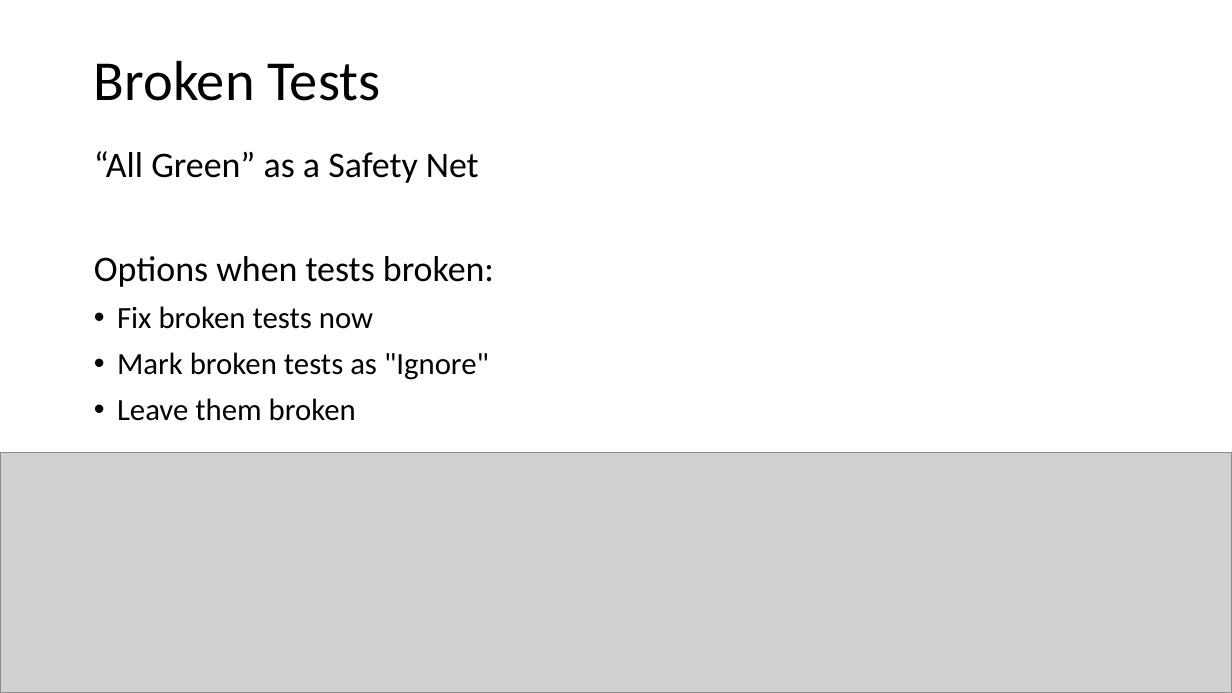
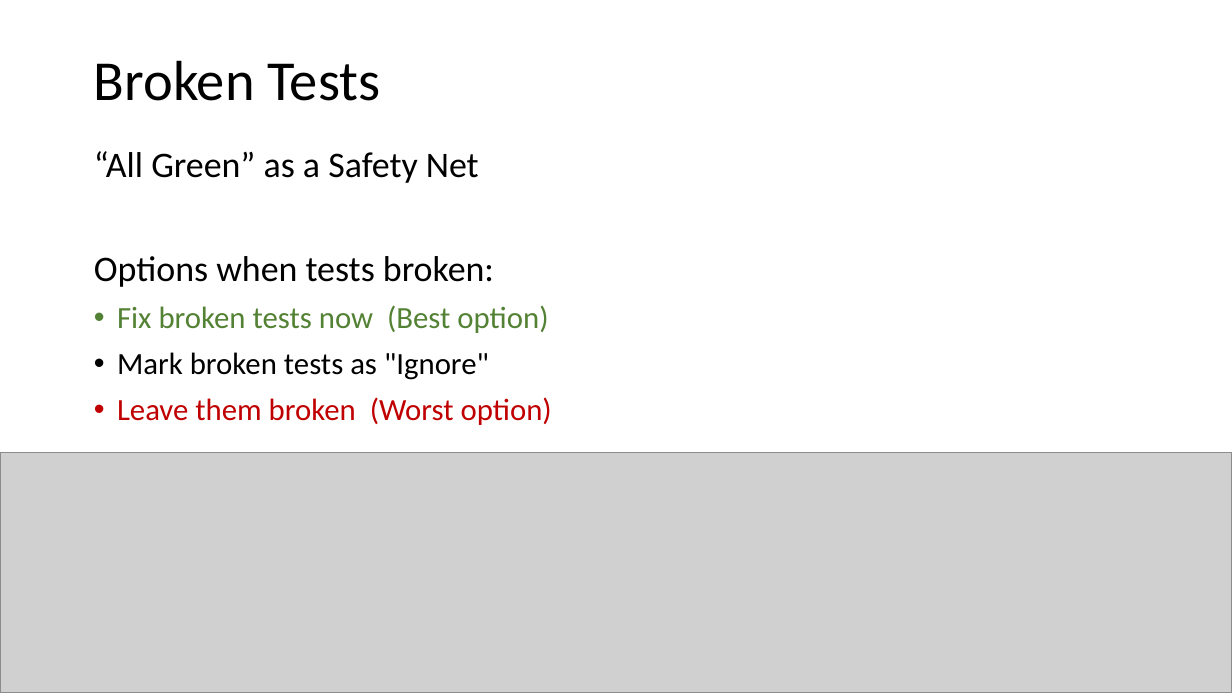
Before and after one commit to wschroder/UnitTestingDemo.GitHub, a slide deck: slide 15 of Effective Unit Testing.pptx (slide 10 before the commit). Drawn at 1232x693 pixels with LibreOffice and Linux fonts; fonts in the diff are those of the drawing; grey boxes stand for pictures. Boxes give left, top, right and bottom in pixels: in the first picture for what was removed or moved away, otherwise in the second. Text is boxed around its words. In the diff, an @@ line names an element or a change of style, - is before the commit and + after.

```diff
--- a/Effective Unit Testing.pptx
+++ b/Effective Unit Testing.pptx
@@ text at (117,305,548,333): text changed; text colour #000000 to #548235 @@
-• Fix broken tests now
+• Fix broken tests now (Best option)
@@ text at (117,397,552,425): text changed; text colour #000000 to #C00000 @@
-• Leave them broken
+• Leave them broken (Worst option)
```
Also in this commit, not shown: 11 other slides changed, 3 slides added.
